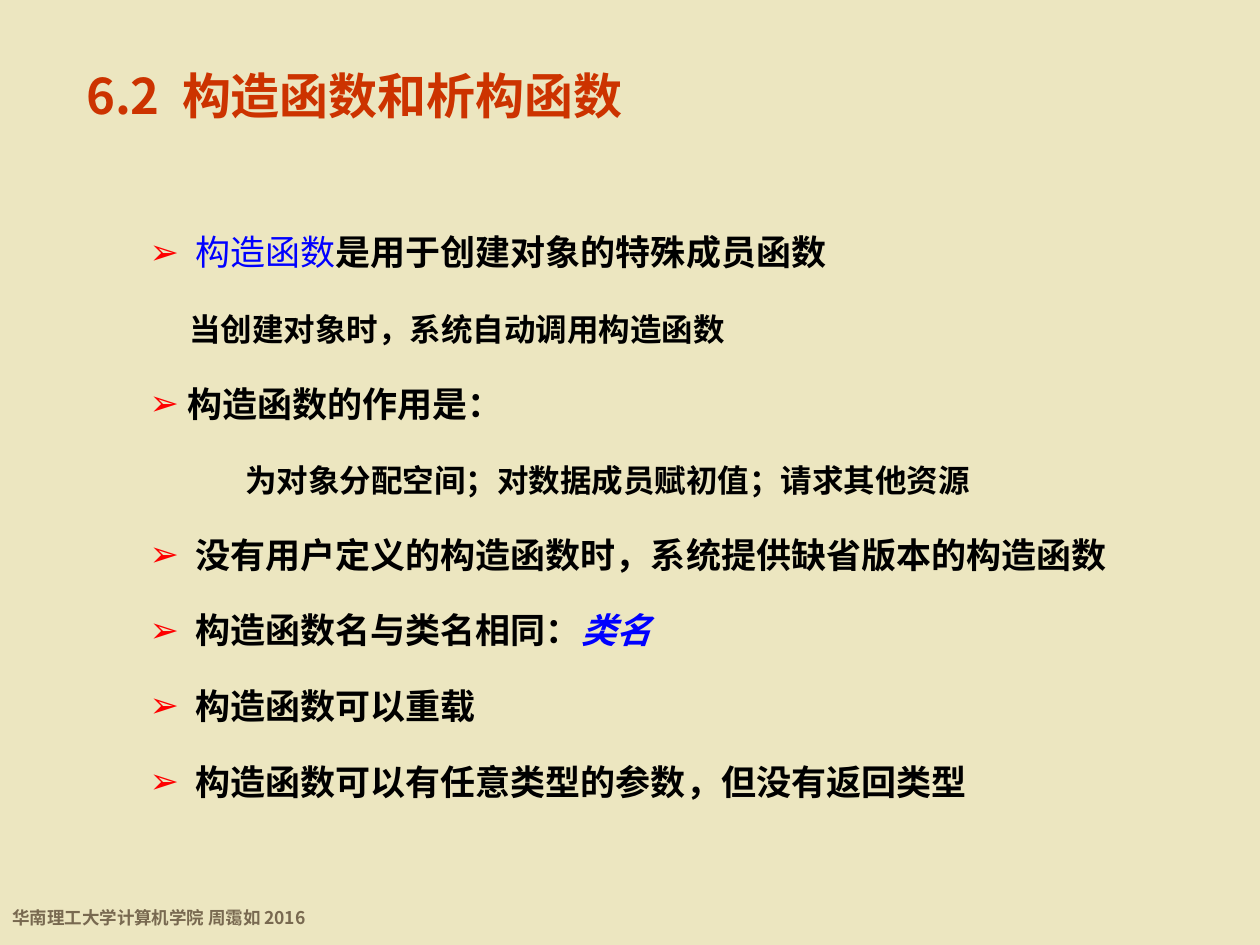
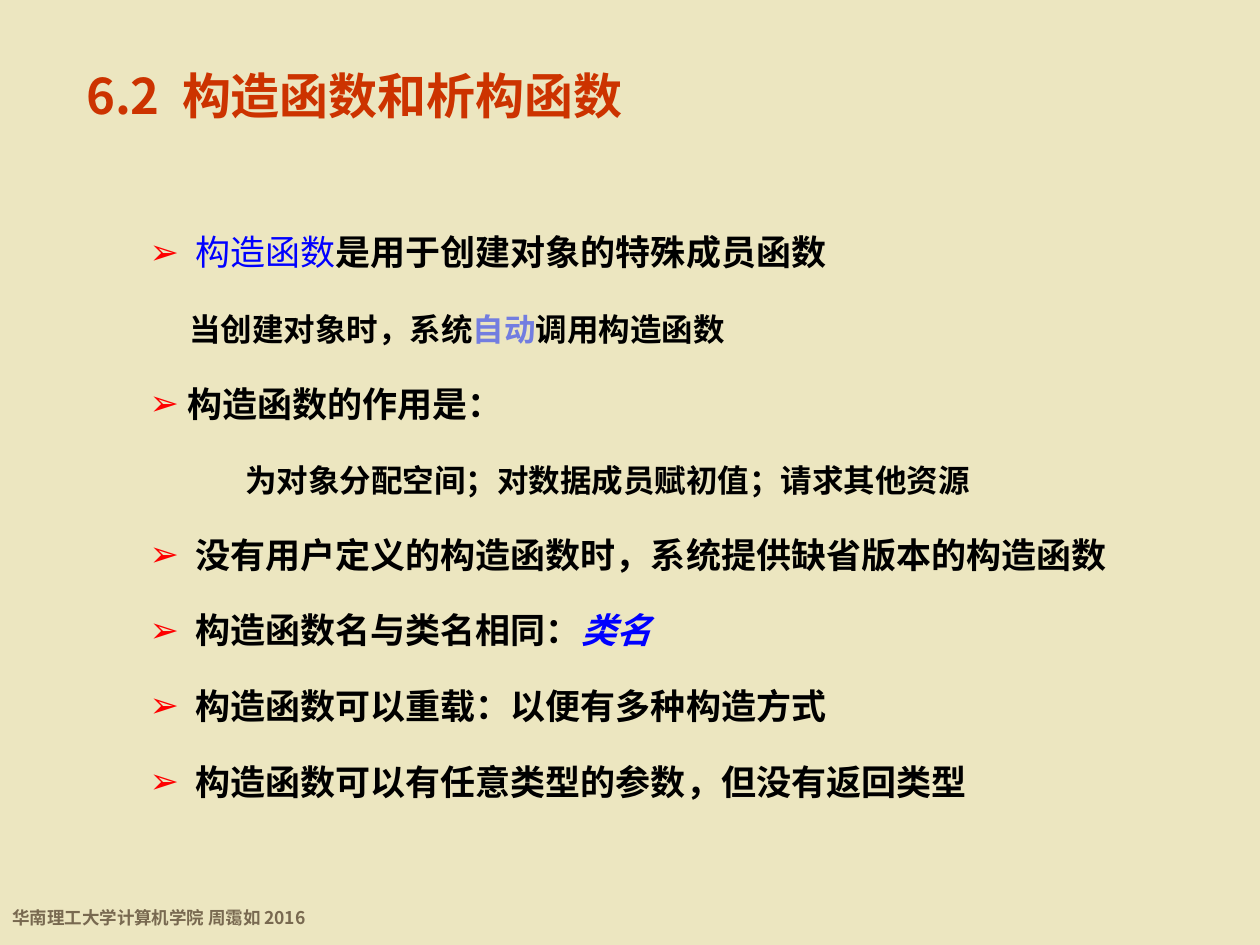
Before and after one commit to wwuhn/wwuhn.github.io, a slide deck: slide 60 of bookspcClassic/C++程序设计基础（第5版）周霭如/6-类与对象.pptx. Drawn at 1260x945 pixels with LibreOffice and Linux fonts; fonts in the diff are those of the drawing; background and template pictures are left out. Boxes give left, top, right and bottom in pixels: in the first picture for what was removed or moved away, otherwise in the second. Text is boxed around its words. In the diff, an @@ line names an element or a change of style, - is before the commit and + after.

```diff
--- a/bookspcClassic/C++程序设计基础（第5版）周霭如/6-类与对象.pptx
+++ b/bookspcClassic/C++程序设计基础（第5版）周霭如/6-类与对象.pptx
@@ text at bbox=[189, 314, 725, 345]: text colour #000000 to #727DE0 in "当创建对象时，系统自动调用构造函数" @@
@@ text at bbox=[195, 689, 826, 723]: text changed @@
-➢ 构造函数可以重载
+➢ 构造函数可以重载：以便有多种构造方式
```
Also in this commit, not shown: 15 other slides changed.
